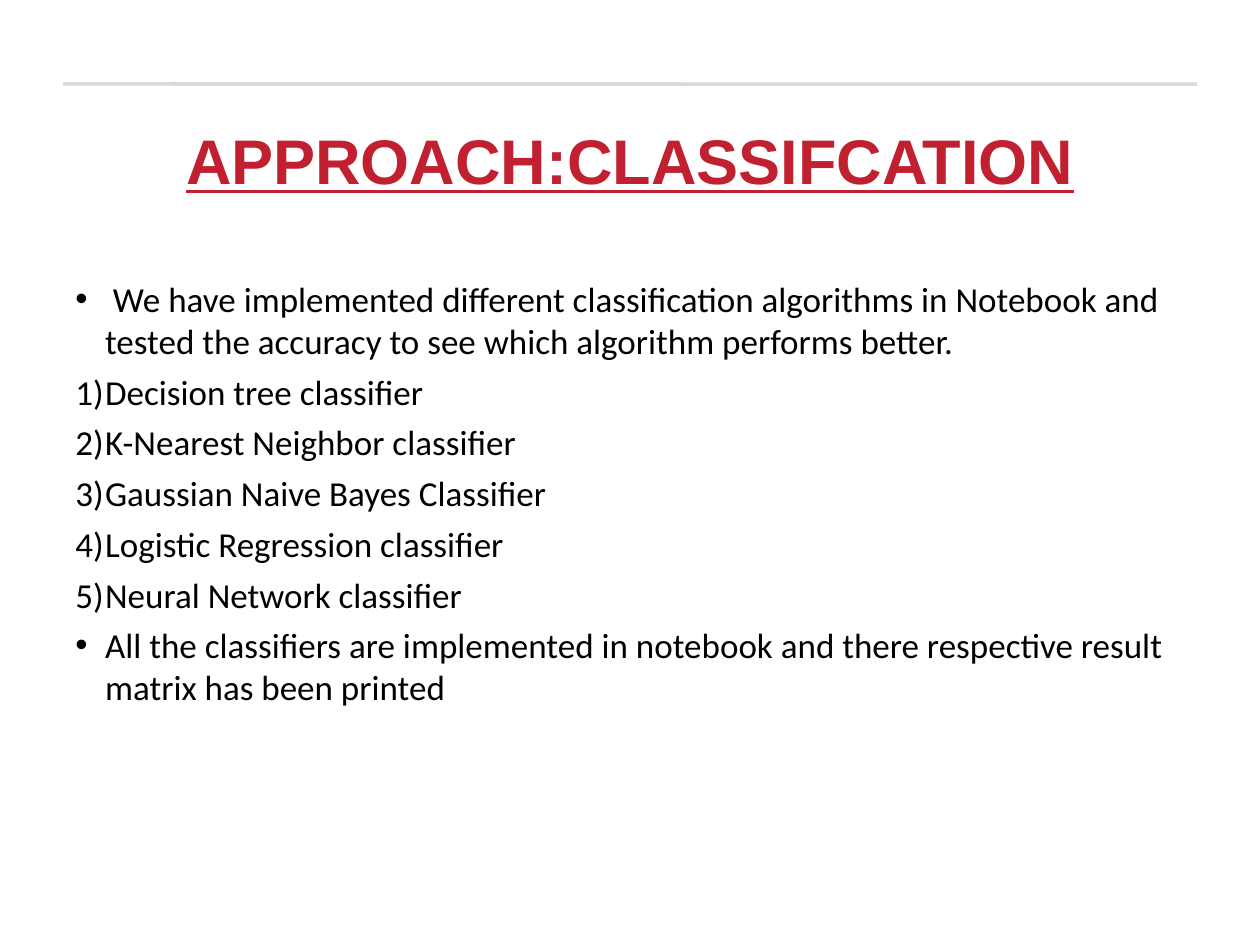
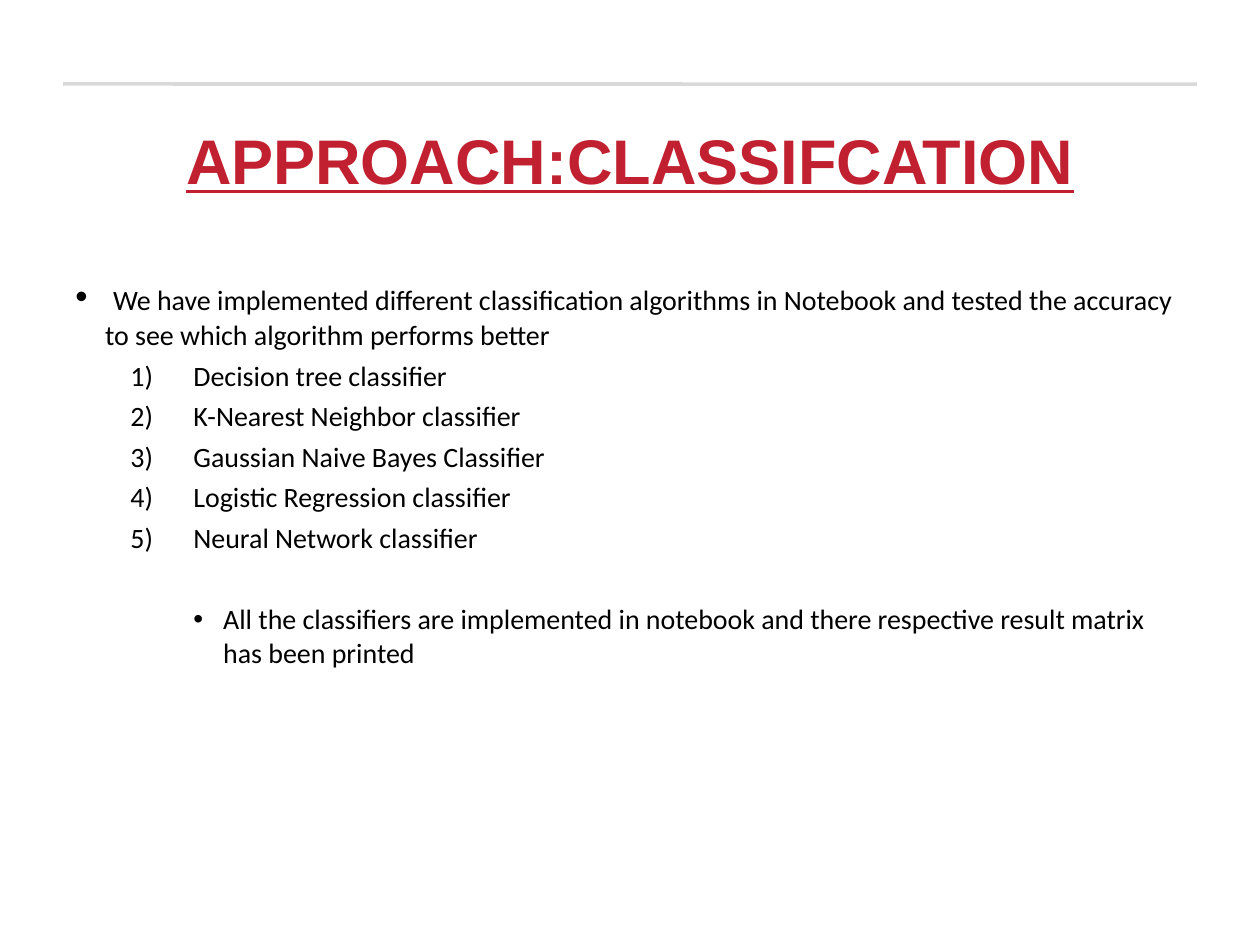
Before and after one commit to prashantvikramsingh/FAERS-FinalProject, a slide deck: slide 16 of Team_1_FinalProject.ppt. Drawn at 1260x945 pixels with LibreOffice and Linux fonts; fonts in the diff are those of the drawing; background and template pictures are left out. Boxes give left, top, right and bottom in pixels: in the first picture for what was removed or moved away, otherwise in the second. Text is boxed around its words. In the diff, an @@ line names an element or a change of style, - is before the commit and + after.

```diff
--- a/Team_1_FinalProject.ppt
+++ b/Team_1_FinalProject.ppt
@@ text at (105,290,1172,350): text changed; size 20 to 16 pt @@
-• We have implemented different classification algorithms in Notebook and tested the accuracy to see which algorithm performs better.
+• We have implemented different classification algorithms in Notebook and tested the accuracy to see which algorithm performs better
@@ text at (193,366,1144,668): size 20 to 16 pt in "Decision tree classifier", "K-Nearest Neighbor classifier", "Gaussian Naive Bayes Classifier", "Logistic Regression classifier" and 2 more places; list level 1 to 2 in "Decision tree classifier"; list level 1 to 2 in "K-Nearest Neighbor classifier"; list level 1 to 2 in "Gaussian Naive Bayes Classifier"; list level 1 to 2 in "Logistic Regression classifier"; list level 1 to 2 in "Neural Network classifier"; less space between paragraphs @@
```
Also in this commit, not shown: 5 other slides changed, 1 other file.
